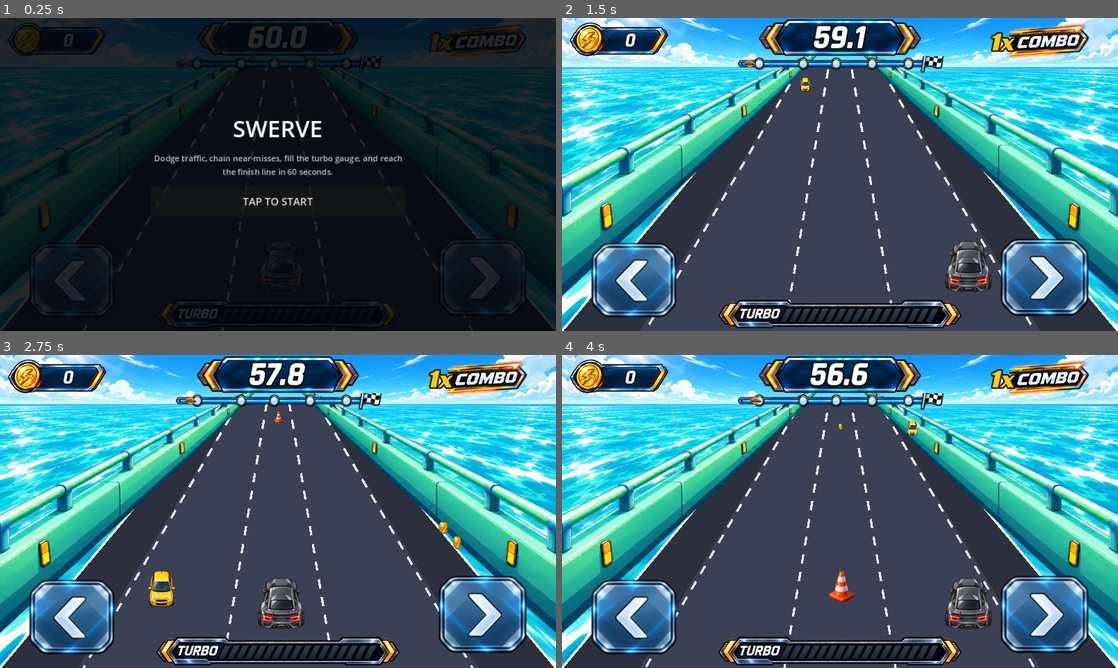
Above: before the commit, frames 1-4 (two rows, left to right).
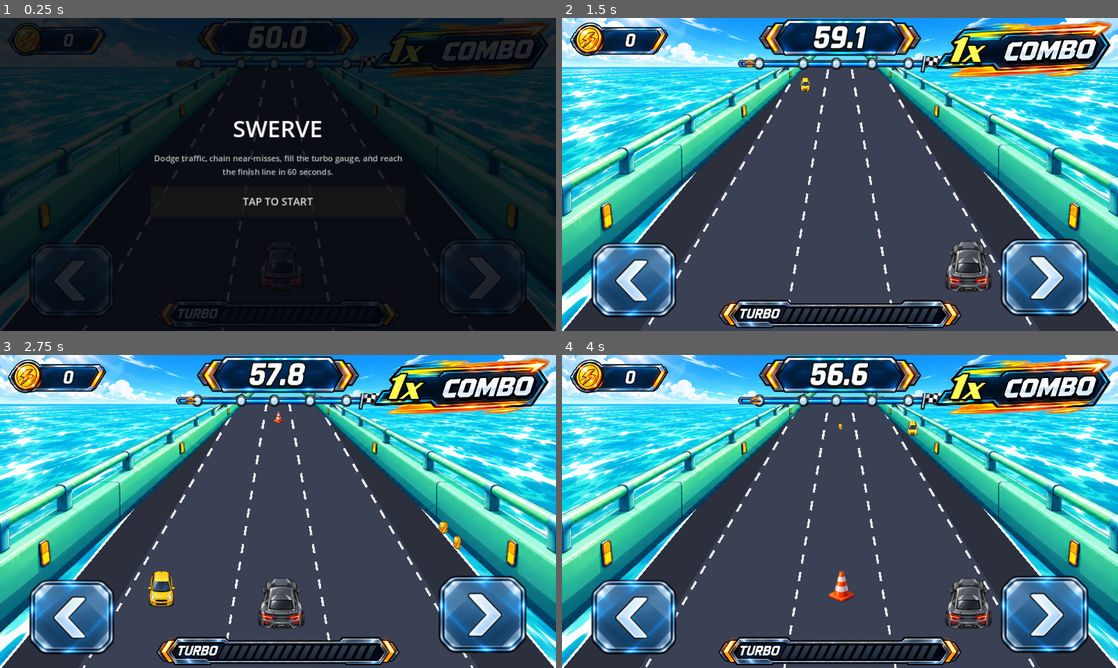
Above: after the commit, the same moments.

Repository: kjs8806/swerve
Game: Godot game, scene res://scenes/Main.tscn
The game is run twice, just before and just after one commit, with the same random seed, the same clock (stepped at 60 frames per second) and the same inputs.
Inputs:
- Up to frame 1 (0.25 s): no input
- Up to frame 2 (1.5 s): click "TAP TO START" at 0.5 s; tap Enter at 1.25, 1.35 s; hold Right from 1.28 s (still down)
- Up to frame 3 (2.75 s): tap Space at 1.52, 2.27 s; release Right at 2.03 s; hold Left from 2.03 s (still down); tap Enter at 2.1 s
- Up to frame 4 (4 s): release Left at 2.78 s; hold Right from 2.78 s (still down); tap Enter at 2.85, 3.6 s; tap Space at 3.77 s

The runs differ from the first frame. In frame 1, 2.9% of the frame differs, in the area x 67-99%, y 1-19%; in frame 2, 4.4%, in the area x 67-99%, y 0-20%; in frame 3, 4.4%; in frame 4, 4.4%.

Commit message:
Install dynamic combo badge and entrance effects

Diff:
--- a/godot/scenes/Main.tscn
+++ b/godot/scenes/Main.tscn
@@ -1,11 +1,11 @@
-[gd_scene load_steps=16 format=3]
+[gd_scene load_steps=17 format=3]
 
 [ext_resource type="Script" path="res://scripts/Race.gd" id="1"]
 [ext_resource type="Texture2D" path="res://assets/hud/coin-frame.png" id="2_coin"]
 [ext_resource type="Texture2D" path="res://assets/hud/timer-frame.png" id="3_timer"]
 [ext_resource type="Texture2D" path="res://assets/hud/progress-track.png" id="4_track"]
 [ext_resource type="Texture2D" path="res://assets/hud/progress-car.png" id="5_car"]
-[ext_resource type="Texture2D" path="res://assets/hud/combo-word.png" id="6_combo"]
+[ext_resource type="Texture2D" path="res://assets/hud/combo-badge-modular.png" id="6_combo"]
 [ext_resource type="Texture2D" path="res://assets/hud/turbo-gauge-base.png" id="7_turbo"]
 [ext_resource type="Texture2D" path="res://assets/hud/steer-left.png" id="8_left"]
 [ext_resource type="Texture2D" path="res://assets/hud/steer-right.png" id="9_right"]
@@ -32,6 +32,14 @@
 shader_parameter/color_bottom = Color(0.851, 0.914, 1, 1)
 shader_parameter/skew = 0.18
 shader_parameter/fill_luminance_threshold = 0.25
+
+[sub_resource type="ShaderMaterial" id="ShaderMaterial_combo"]
+shader = ExtResource("11_grad_shader")
+shader_parameter/color_top = Color(1, 1, 0.35, 1)
+shader_parameter/color_mid = Color(1, 0.76, 0.02, 1)
+shader_parameter/color_bottom = Color(1, 0.43, 0.0, 1)
+shader_parameter/skew = 0.20
+shader_parameter/fill_luminance_threshold = 0.20
 
 [node name="Main" type="Node2D"]
 script = ExtResource("1")
@@ -136,29 +144,34 @@
 [node name="ComboPanel" type="Control" parent="HUD/Root"]
 anchor_left = 1.0
 anchor_right = 1.0
-offset_left = -238.0
-offset_top = 4.0
+offset_left = -318.0
+offset_top = 2.0
 offset_right = -8.0
-offset_bottom = 76.0
+offset_bottom = 105.0
 mouse_filter = 2
 
 [node name="ComboArt" type="TextureRect" parent="HUD/Root/ComboPanel"]
 anchor_right = 1.0
 anchor_bottom = 1.0
-offset_left = 14.0
 texture = ExtResource("6_combo")
 expand_mode = 1
 stretch_mode = 5
 mouse_filter = 2
 
 [node name="ComboLabel" type="Label" parent="HUD/Root/ComboPanel"]
-offset_right = 78.0
-offset_bottom = 72.0
+offset_left = 10.0
+offset_top = 5.0
+offset_right = 126.0
+offset_bottom = 98.0
+material = SubResource("ShaderMaterial_combo")
 theme_override_fonts/font = ExtResource("12_combo_font")
-theme_override_font_sizes/font_size = 46
-theme_override_colors/font_color = Color(1, 0.8, 0.05, 1)
-theme_override_colors/font_outline_color = Color(0, 0, 0, 1)
-theme_override_constants/outline_size = 9
+theme_override_font_sizes/font_size = 66
+theme_override_colors/font_color = Color(1, 1, 1, 1)
+theme_override_colors/font_outline_color = Color(0.005, 0.012, 0.025, 1)
+theme_override_colors/font_shadow_color = Color(0.12, 0.035, 0.0, 0.9)
+theme_override_constants/outline_size = 11
+theme_override_constants/shadow_offset_x = 3
+theme_override_constants/shadow_offset_y = 5
 text = "1x"
 horizontal_alignment = 1
 vertical_alignment = 1
--- a/godot/scripts/Race.gd
+++ b/godot/scripts/Race.gd
@@ -126,6 +126,7 @@
 var elapsed_t: float = 0.0
 var lane_change_lock_until: int = 0
 var combo_popup_timer: float = 0.0
+var combo_badge_tween: Tween
 var vignette_tex: GradientTexture2D
 var cloud_seeds: Array = []
 var rock_seeds: Array = []
@@ -134,6 +135,8 @@
 # ---------- HUD refs ----------
 @onready var timer_label: Label = $HUD/Root/TimerPanel/TimerLabel
 @onready var coin_label: Label = $HUD/Root/CoinPanel/CoinLabel
+@onready var combo_panel: Control = $HUD/Root/ComboPanel
+@onready var combo_art: TextureRect = $HUD/Root/ComboPanel/ComboArt
 @onready var combo_label: Label = $HUD/Root/ComboPanel/ComboLabel
 @onready var progress_track: Control = $HUD/Root/ProgressTrack
 @onready var player_marker: TextureRect = $HUD/Root/ProgressTrack/PlayerMarker
@@ -332,6 +335,26 @@
 	combo_popup_timer = 0.65
 
 
+func _play_combo_badge_fx() -> void:
+	if combo_badge_tween != null and combo_badge_tween.is_valid():
+		combo_badge_tween.kill()
+	combo_panel.pivot_offset = combo_panel.size * Vector2(0.82, 0.5)
+	combo_panel.scale = Vector2(0.72, 0.72)
+	combo_panel.rotation = -0.045
+	combo_panel.modulate = Color(1.0, 0.82, 0.42, 0.25)
+	combo_art.position.x = 24.0
+	combo_art.modulate = Color(1.35, 1.12, 0.72, 1.0)
+	combo_badge_tween = create_tween().set_parallel(true)
+	combo_badge_tween.set_trans(Tween.TRANS_BACK).set_ease(Tween.EASE_OUT)
+	combo_badge_tween.tween_property(combo_panel, "scale", Vector2(1.12, 1.12), 0.14)
+	combo_badge_tween.tween_property(combo_panel, "rotation", 0.0, 0.14)
+	combo_badge_tween.tween_property(combo_panel, "modulate", Color.WHITE, 0.10)
+	combo_badge_tween.tween_property(combo_art, "position:x", 0.0, 0.16)
+	combo_badge_tween.tween_property(combo_art, "modulate", Color.WHITE, 0.22)
+	combo_badge_tween.chain().set_parallel(false)
+	combo_badge_tween.tween_property(combo_panel, "scale", Vector2.ONE, 0.16).set_trans(Tween.TRANS_QUAD).set_ease(Tween.EASE_OUT)
+
+
 # ---------- Input ----------
 func try_swerve(dir: int) -> void:
 	if state != State.PLAYING:
@@ -519,6 +542,7 @@
 				near_miss_flash = NEAR_MISS_FLASH_DURATION
 				_spawn_spark(Vector2(lane_x(o["lane"], o["p"]), row_y(o["p"])), scale_at(o["p"]), NEAR_MISS_FX_DURATION, NEAR_MISS_SPARK_COLOR)
 				popup_combo("NICE! x%d" % combo, Color(0.208, 0.878, 0.631))
+				_play_combo_badge_fx()
 				_audio_call(&"combo_increased")
 
 	obstacles = obstacles.filter(func(o): return o["p"] < REMOVE_AT)
Binary file added: godot/assets/hud/combo-badge-modular.png
